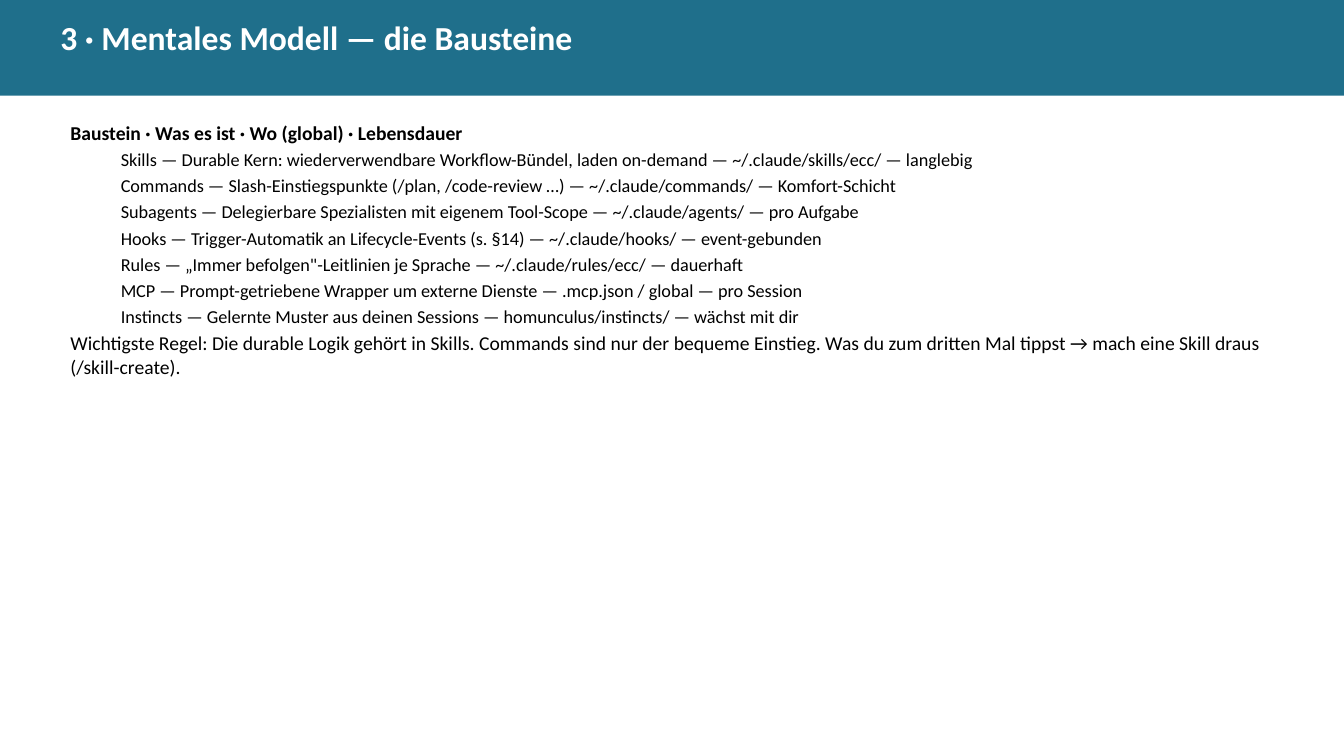
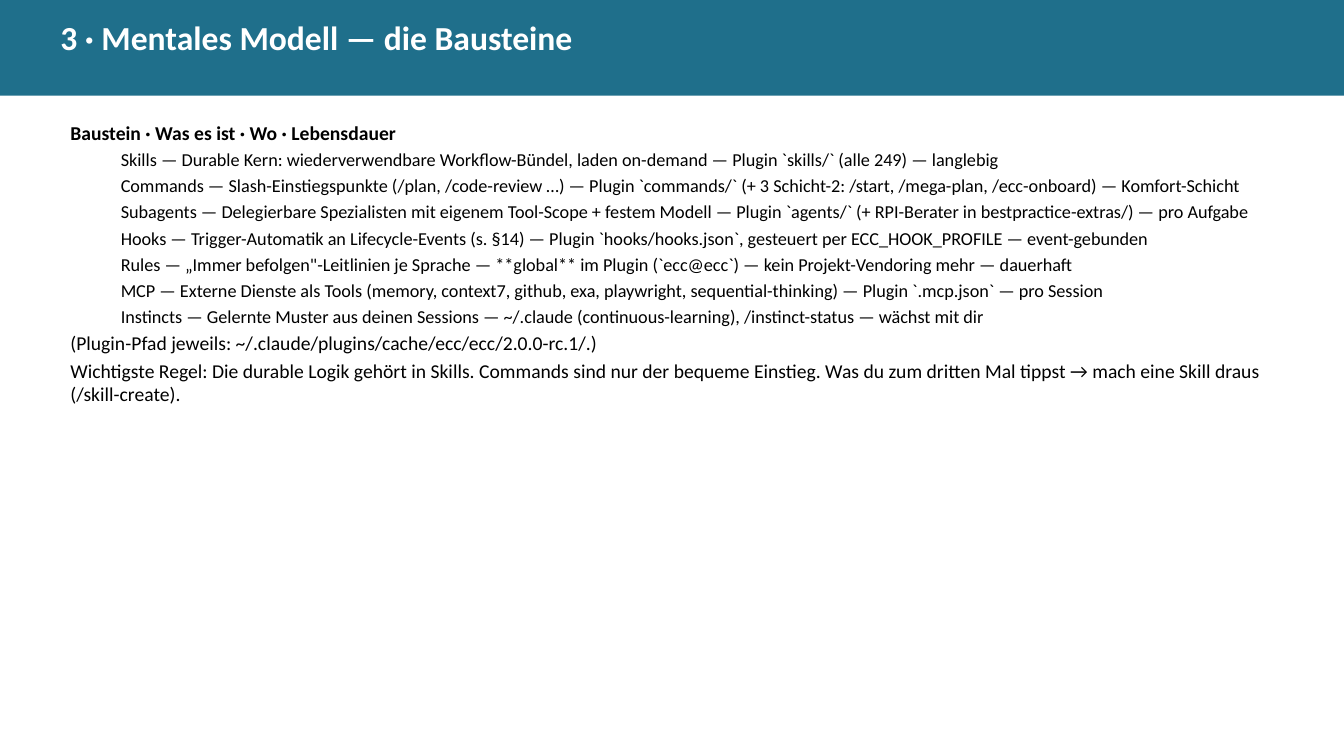
Before and after one commit to Paulee8155/Claude-Code-BestPractice, a slide deck: slide 4 of docs/ECC-Harness-Guide.de.pptx. Drawn at 1344x756 pixels with LibreOffice and Linux fonts; fonts in the diff are those of the drawing. Boxes give left, top, right and bottom in pixels: in the first picture for what was removed or moved away, otherwise in the second. Text is boxed around its words. In the diff, an @@ line names an element or a change of style, - is before the commit and + after.

```diff
--- a/docs/ECC-Harness-Guide.de.pptx
+++ b/docs/ECC-Harness-Guide.de.pptx
@@ text at <box>70,126,1249,354</box>: text changed @@
-Baustein · Was es ist · Wo (global) · Lebensdauer
-  Skills — Durable Kern: wiederverwendbare Workflow-Bündel, laden on-demand — ~/.claude/skills/ecc/ — langlebig
-  Commands — Slash-Einstiegspunkte (/plan, /code-review …) — ~/.claude/commands/ — Komfort-Schicht
-  Subagents — Delegierbare Spezialisten mit eigenem Tool-Scope — ~/.claude/agents/ — pro Aufgabe
-  Hooks — Trigger-Automatik an Lifecycle-Events (s. §14) — ~/.claude/hooks/ — event-gebunden
-  Rules — „Immer befolgen"-Leitlinien je Sprache — ~/.claude/rules/ecc/ — dauerhaft
-  MCP — Prompt-getriebene Wrapper um externe Dienste — .mcp.json / global — pro Session
-  Instincts — Gelernte Muster aus deinen Sessions — homunculus/instincts/ — wächst mit dir
+Baustein · Was es ist · Wo · Lebensdauer
+  Skills — Durable Kern: wiederverwendbare Workflow-Bündel, laden on-demand — Plugin `skills/` (alle 249) — langlebig
+  Commands — Slash-Einstiegspunkte (/plan, /code-review …) — Plugin `commands/` (+ 3 Schicht-2: /start, /mega-plan, /ecc-onboard) — Komfort-Schicht
+  Subagents — Delegierbare Spezialisten mit eigenem Tool-Scope + festem Modell — Plugin `agents/` (+ RPI-Berater in bestpractice-extras/) — pro Aufgabe
+  Hooks — Trigger-Automatik an Lifecycle-Events (s. §14) — Plugin `hooks/hooks.json`, gesteuert per ECC_HOOK_PROFILE — event-gebunden
+  Rules — „Immer befolgen"-Leitlinien je Sprache — **global** im Plugin (`ecc@ecc`) — kein Projekt-Vendoring mehr — dauerhaft
+  MCP — Externe Dienste als Tools (memory, context7, github, exa, playwright, sequential-thinking) — Plugin `.mcp.json` — pro Session
+  Instincts — Gelernte Muster aus deinen Sessions — ~/.claude (continuous-learning), /instinct-status — wächst mit dir
+(Plugin-Pfad jeweils: ~/.claude/plugins/cache/ecc/ecc/2.0.0-rc.1/.)
```
Also in this commit, not shown: 22 other slides changed, 18 other files.
